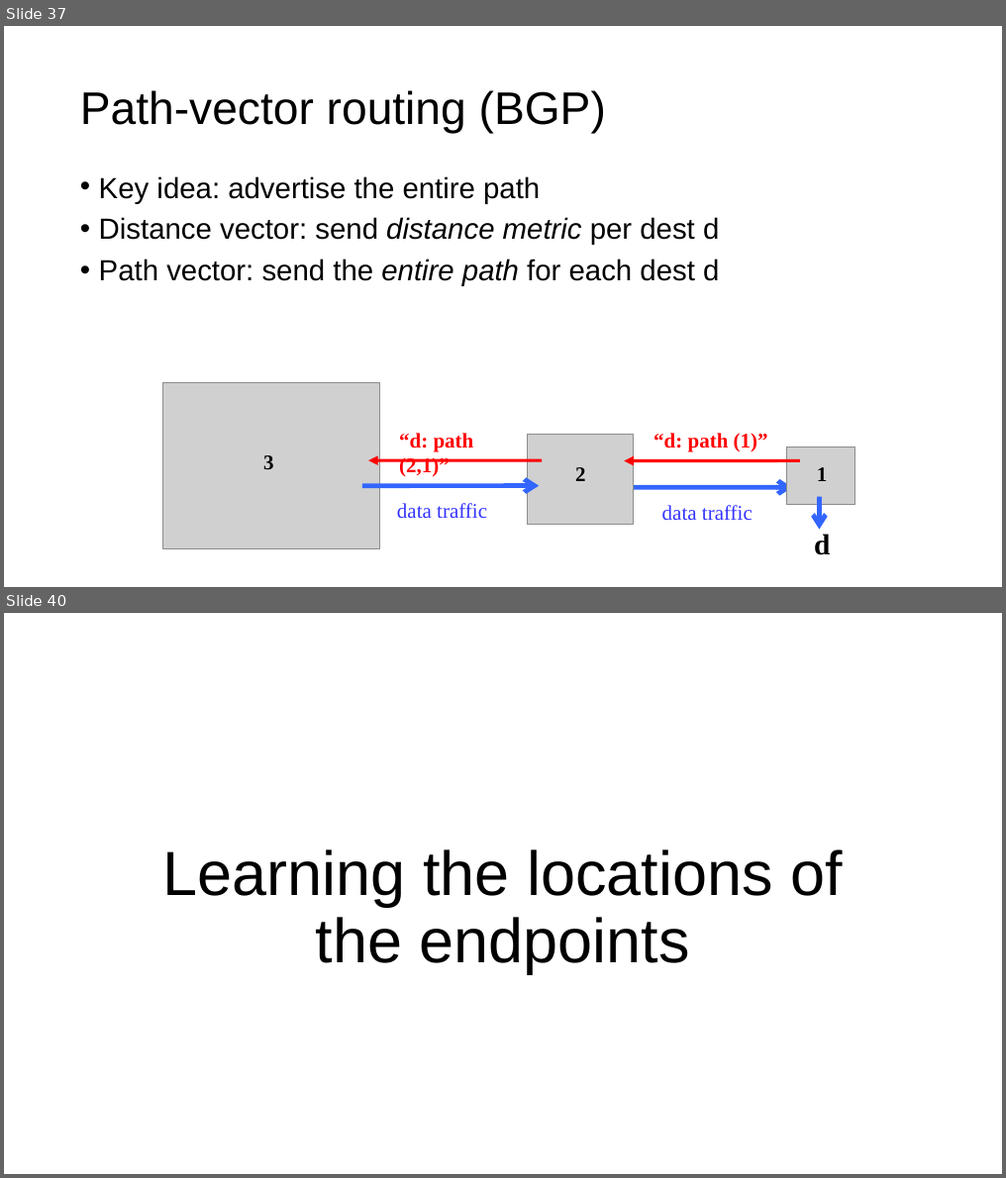
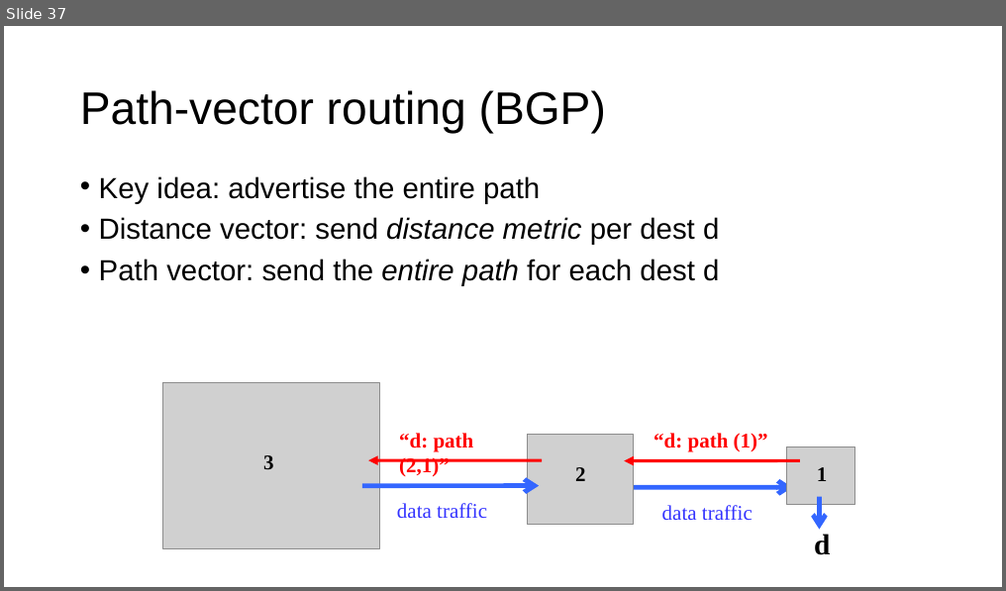
Before and after one commit to ngsrinivas/coursegen, a slide deck: ex/552-S24/staging/552-S24/lectures/12-network-control-plane.pptx. Shown one above the other, each under a label of ours: slides 37 and 40 before the commit, slide 37 after it; the slides between them are not shown. The pictures are 1006x1178 and 1006x591 pixels, drawn with LibreOffice and Linux fonts; fonts in the diff are those of the drawing; grey boxes stand for pictures. Boxes give left, top, right and bottom in pixels: in the first picture for what was removed or moved away, otherwise in the second. Text is boxed around its words. In the diff, an @@ line names an element or a change of style, - is before the commit and + after.

```diff
--- a/ex/552-S24/staging/552-S24/lectures/12-network-control-plane.pptx
+++ b/ex/552-S24/staging/552-S24/lectures/12-network-control-plane.pptx
@@ slide 40 removed at box(4, 613, 1002, 1174), background #FFFFFF @@
@@ title removed at box(163, 850, 842, 973) @@
-Learning the locations of the endpoints
```
Also in this commit, not shown: 8 other slides removed, 3 other files.
